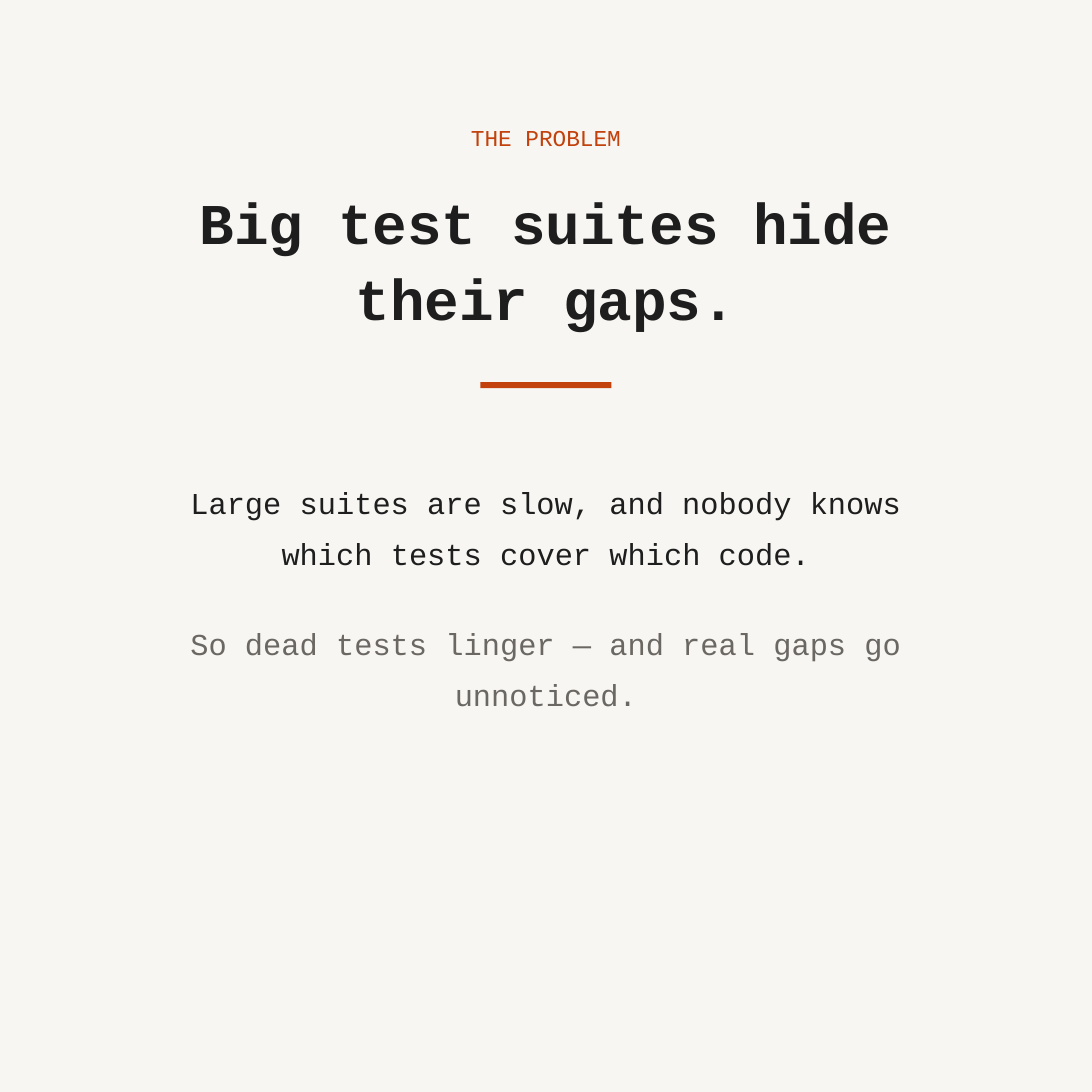
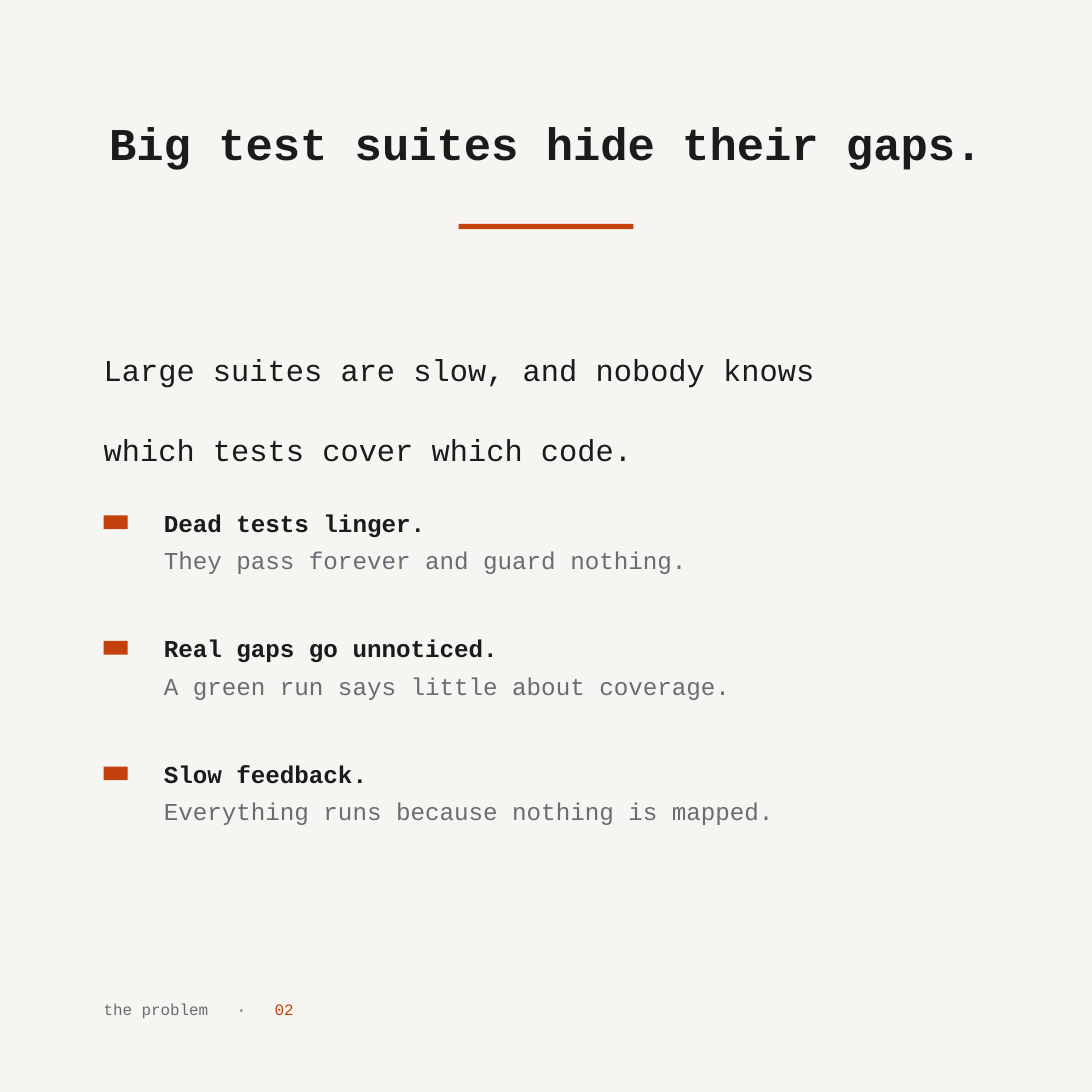
Before and after one commit to HrudithL/whetstone, a slide deck: slide 2 of harness/out/pptx/pitch_deck/warm/deck.pptx. Drawn at 1092x1092 pixels with LibreOffice and Linux fonts; fonts in the diff are those of the drawing. Boxes give left, top, right and bottom in pixels: in the first picture for what was removed or moved away, otherwise in the second. Text is boxed around its words. In the diff, an @@ line names an element or a change of style, - is before the commit and + after.

```diff
--- a/harness/out/pptx/pitch_deck/warm/deck.pptx
+++ b/harness/out/pptx/pitch_deck/warm/deck.pptx
@@ background #F7F6F3 to #FFFFFF @@
@@ rectangle added at <box>0,0,1092,1092</box>, fill #F6F5F2 @@
@@ text "Big test suites hide their ...": place and size @@
-text "Big test suites hide their ..." at <box>200,203,891,333</box>
+text "Big test suites hide their ..." at <box>109,127,982,170</box>
@@ text "Big test suites hide their ..." at <box>109,127,982,170</box>: size 38 to 30 pt, text colour #1E1E1E to #1B1B1E @@
@@ rectangle: place and size @@
-rectangle at <box>480,382,612,389</box>
+rectangle at <box>459,224,633,229</box>
@@ text at <box>104,359,814,462</box>: text changed; text colour #1E1E1E to #1B1B1E @@
-Large suites are slow, and nobody knows which tests cover which code.
-So dead tests linger — and real gaps go unnoticed.
+Large suites are slow, and nobody knows
+which tests cover which code.
@@ rectangle added at <box>104,515,128,529</box>, fill #C2410C @@
@@ text added at <box>164,514,425,537</box>, 16 pt, text #1B1B1E, bold @@
+Dead tests linger.
@@ text added at <box>164,551,686,574</box>, 16 pt, text #6B6B73 @@
+They pass forever and guard nothing.
@@ rectangle added at <box>104,641,128,654</box>, fill #C2410C @@
@@ text added at <box>164,640,498,662</box>, 16 pt, text #1B1B1E, bold @@
+Real gaps go unnoticed.
@@ text added at <box>164,677,730,700</box>, 16 pt, text #6B6B73 @@
+A green run says little about coverage.
@@ rectangle added at <box>104,767,128,780</box>, fill #C2410C @@
@@ text added at <box>164,765,367,784</box>, 16 pt, text #1B1B1E, bold @@
+Slow feedback.
@@ text added at <box>164,802,774,825</box>, 16 pt, text #6B6B73 @@
+Everything runs because nothing is mapped.
@@ text at <box>104,1003,294,1019</box>: text changed; size 15 to 10.5 pt; text colour #C2410C to #6B6B73 @@
-THE PROBLEM
+the problem · 02
```
Also in this commit, not shown: 4 other slides changed, 33 other files.
